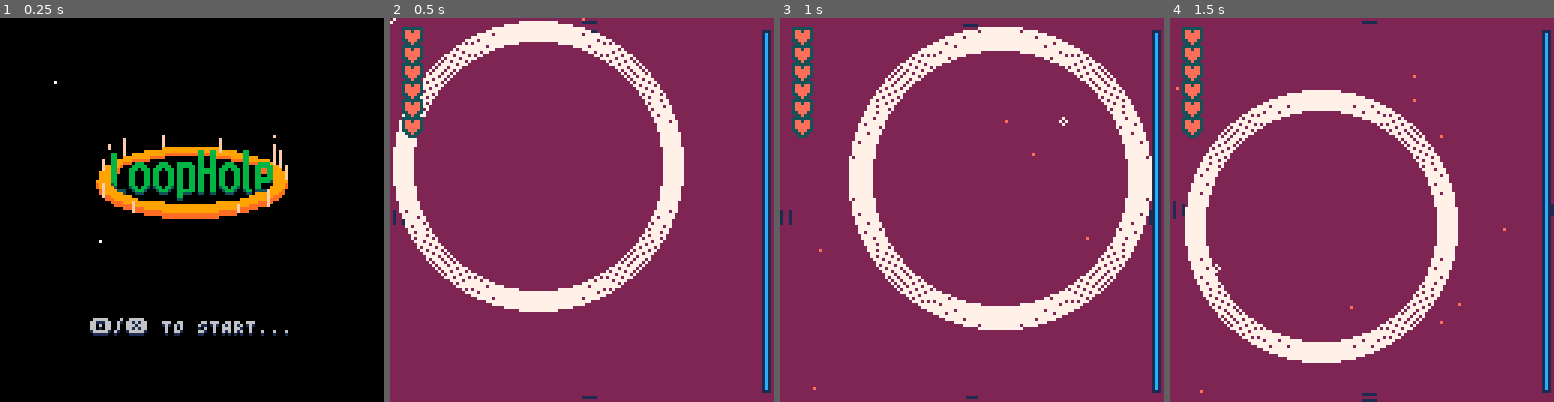
Above: before the commit, frames 1-4 (left to right).
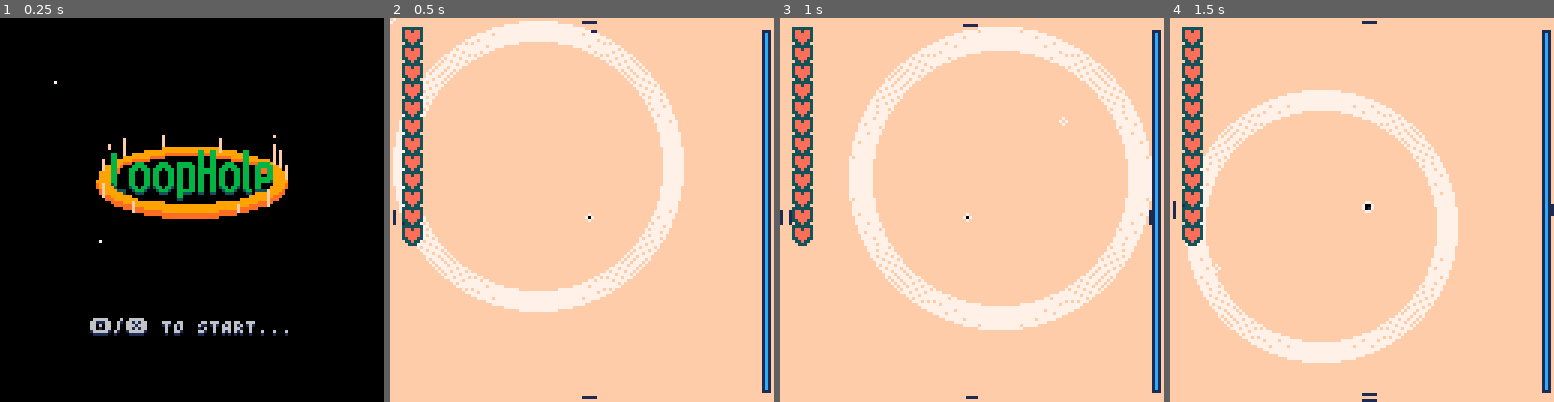
Above: after the commit, the same moments.

Repository: Alfie-Edwards/LoopHole
Game: PICO-8 cartridge loop.p8
Same seed, same stepped clock (60 frames per second), same inputs: the game is played once before the commit and once after it.
Inputs (mouse positions are in pixels of both pictures, inside the frame that each line leads up to):
- Up to frame 1 (0.25 s): no input
- Up to frame 2 (0.5 s): tap X (X key) at 0.33 s
- Up to frame 3 (1 s): click (1060, 121) at 0.67 s; tap O (Z key) at 0.7 s
- Up to frame 4 (1.5 s): tap X (X key) at 1.07 s; click (1216, 267) at 1.22 s

Frame 1 is identical in both runs. In frame 2, 87% of the frame differs, in the area x 0-100%, y 0-100%; in frame 3, 83%; in frame 4, 87%.

Commit message:
Tweak timeline colours and timings

Diff:
--- a/loop.p8
+++ b/loop.p8
@@ -44,13 +44,14 @@
 
 
 -- set some constants
-z_start = 30
+z_start = 10
+ruler_z_start = 5
 
 loop_max_r = 48
 loop_min_r = 6
 loop_nudge_amount = 0.5
 
-loop_max_health = 6
+loop_max_health = 12
 loop_resize_rate = 2.5
 
 paralax_amount = 0.1
@@ -120,7 +121,7 @@
 
 	curios = {}
 
-	timeline_idx = 4
+	timeline_idx = 1
 	t_started_scene = t()
 
 	seen_obstacle_scenes = 0
@@ -312,7 +313,7 @@
 		--
 		-- pal({[0]=0xd0, [1]=0xd1, [2]=0xd2, ...}, 2)
 		for i=0,15 do pal(i, i+(9*16), 2) end
-		fillp(lerp_from_list(z_start, z_start * 0.8, z, {
+		fillp(lerp_from_list(z_start, z_start*0.8, z, {
 				0b0111110101111101.010,
 				0b1010010110100101.010,
 				0b1000001010000010.010,
@@ -397,8 +398,6 @@
 		 x, y_end,
 		 12)
 
-	local ruler_z_start = z_start / 6
-
 	for _, curio in ipairs(curios) do
 		if curio.z >= loop.z and curio.z < ruler_z_start then
 			local y = lerp(y_start, y_end - 1, proportion(ruler_z_start, loop.z, curio.z))
@@ -410,16 +409,17 @@
 end
 
 function get_beat_state()
+	local state = "none"
 	for _, curio in ipairs(curios) do
 		if curio.z <= loop.z and (loop.z - curio.z) < 0.5 then
 				if curio.has_hit_player then
 					return "bad"
 				else
-					return "good"
+					state = "good"
 				end
 		end
 	end
-	return "none"
+	return state
 end
 
 function draw_health(x_offset, y_offset)
--- a/timeline.lua
+++ b/timeline.lua
@@ -405,9 +405,9 @@
 					r = 38, id = "cell",
 				}),
 			},
-		}, _make_dust_spawner(1)),
+		}, _make_dust_spawner(6)),
 	_make_wipe_scene(0, 10), -- red wipe
-	_make_curio_spawner_scene(2,
+	_make_curio_spawner_scene(8,
 		{
 			{
 				progress = 0,
@@ -496,8 +496,7 @@
 				})
 			},
 		}, _make_dust_spawner(8)),
-	_make_wipe_scene(14, 8),
-	_make_curio_spawner_scene(15,
+	_make_curio_spawner_scene(8,
 		{
 			{
 				progress = 0,
@@ -562,72 +561,75 @@
 					r = 38, id = "bacteria",
 				}),
 			},
-			{
-				progress = 70,
+		}, _make_dust_spawner(8)),
+	_make_curio_spawner_scene(8,
+		{
+			{
+				progress = 0,
 				curios = sprite_curio({
 					x = 2, y = 2,
 					r = 6, id = "virus2",
 				}),
 			},
 			{
-				progress = 80,
+				progress = 10,
 				curios = sprite_curio({
 					x = -3, y = 4,
 					r = 11, id = "virus",
 				}),
 			},
 			{
-				progress = 84,
+				progress = 14,
 				curios = sprite_curio({
 					x = -4, y = -3,
 					r = 13, id = "virus3",
 				}),
 			},
 			{
-				progress = 90,
+				progress = 20,
 				curios = sprite_curio({
 					x = 6, y = -4,
 					r = 16, id = "virus4",
 				}),
 			},
 			{
-				progress = 106,
+				progress = 36,
 				curios = sprite_curio({
 					x = 0, y = 1,
 					r = 24, id = "virus",
 				}),
 			},
 			{
-				progress = 118,
+				progress = 48,
 				curios = sprite_curio({
 					x = -45, y = -30,
 					r = 30, id = "virus5",
 				}),
 			},
 			{
-				progress = 124,
+				progress = 54,
 				curios = sprite_curio({
 					x = 40, y = -17,
 					r = 33, id = "virus3",
 				}),
 			},
 			{
-				progress = 128,
+				progress = 58,
 				curios = sprite_curio({
 					x = 4, y = -2,
 					r = 35, id = "virus6",
 				}),
 			},
 			{
-				progress = 134,
+				progress = 64,
 				curios = sprite_curio({
 					x = 2, y = -48,
 					r = 38, id = "virus7",
 				}),
 			},
-		}, _make_dust_spawner(14)),
+		}, _make_dust_spawner(8)),
 		{  -- eye
-				background_colour=15,
+				background_colour=8,
 				has_finished=function(this, progress)
 					return progress >= 15
 				end,
@@ -755,8 +757,6 @@
 					     false, false)      -- flip_x, flip_y
 				end,
 		},
-		_make_wipe_scene(12, 8),
-
 	_make_curio_spawner_scene(0,
 	{
 		{
